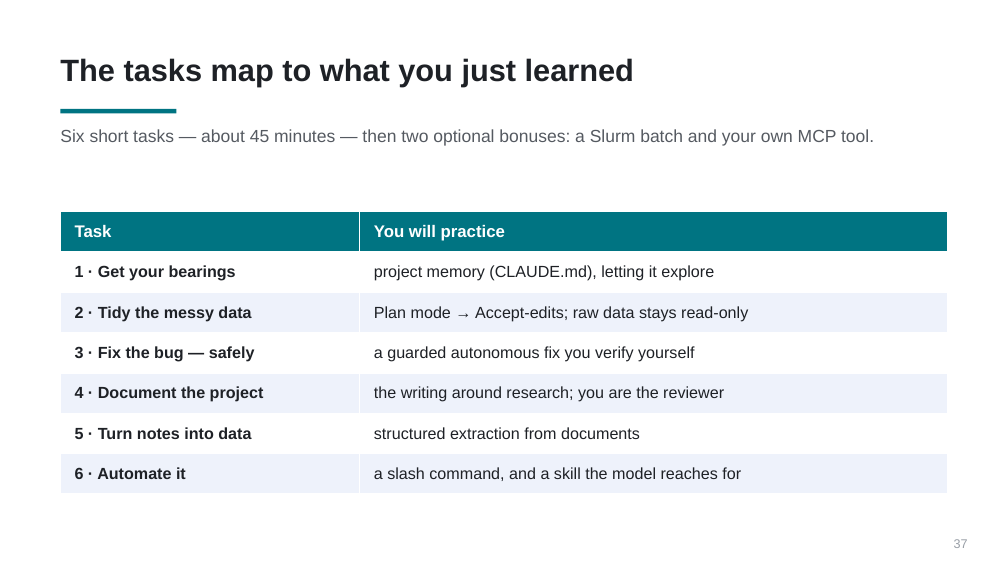
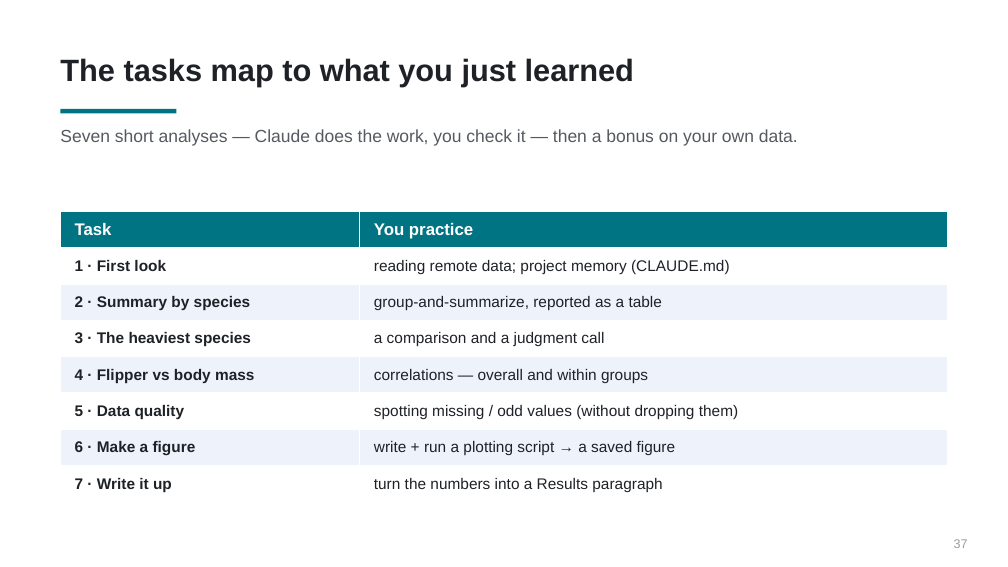
Before and after one commit to PursuitOfDataScience/uchicago-workshops, a slide deck: slide 37 of claude-code-tutorial/claude-code-tutorial.pptx. Drawn at 1008x567 pixels with LibreOffice and Linux fonts; fonts in the diff are those of the drawing. Boxes give left, top, right and bottom in pixels: in the first picture for what was removed or moved away, otherwise in the second. Text is boxed around its words. In the diff, an @@ line names an element or a change of style, - is before the commit and + after.

```diff
--- a/claude-code-tutorial/claude-code-tutorial.pptx
+++ b/claude-code-tutorial/claude-code-tutorial.pptx
@@ text at (60,129,798,146): text changed @@
-Six short tasks — about 45 minutes — then two optional bonuses: a Slurm batch and your own MCP tool.
+Seven short analyses — Claude does the work, you check it — then a bonus on your own data.
@@ table at (60,212,948,502) @@
-row 1: Task | You will practice
-row 2: 1 · Get your bearings | project memory (CLAUDE.md), letting it explore
-row 3: 2 · Tidy the messy data | Plan mode → Accept-edits; raw data stays read-only
-row 4: 3 · Fix the bug — safely | a guarded autonomous fix you verify yourself
-row 5: 4 · Document the project | the writing around research; you are the reviewer
-row 6: 5 · Turn notes into data | structured extraction from documents
-row 7: 6 · Automate it | a slash command, and a skill the model reaches for
+row 1: Task | You practice
+row 2: 1 · First look | reading remote data; project memory (CLAUDE.md)
+row 3: 2 · Summary by species | group-and-summarize, reported as a table
+row 4: 3 · The heaviest species | a comparison and a judgment call
+row 5: 4 · Flipper vs body mass | correlations — overall and within groups
+row 6: 5 · Data quality | spotting missing / odd values (without dropping them)
+row 7: 6 · Make a figure | write + run a plotting script → a saved figure
+row 8: 7 · Write it up | turn the numbers into a Results paragraph
```
Also in this commit, not shown: 3 other slides changed, 51 other files.
